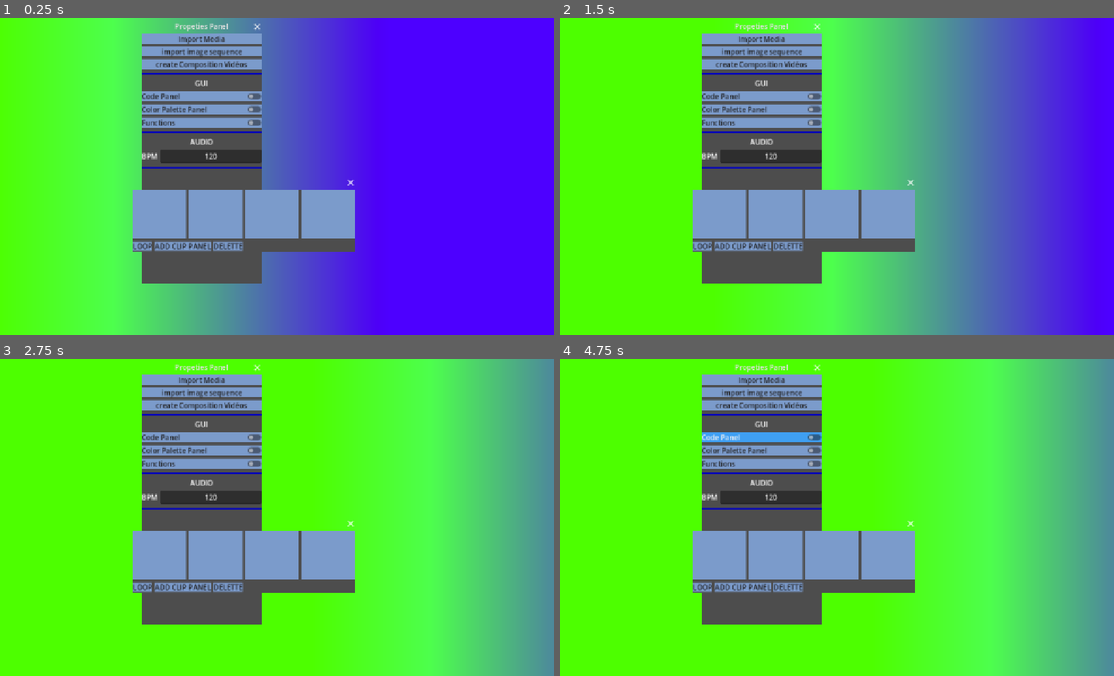
Above: before the commit, frames 1-4 (two rows, left to right).
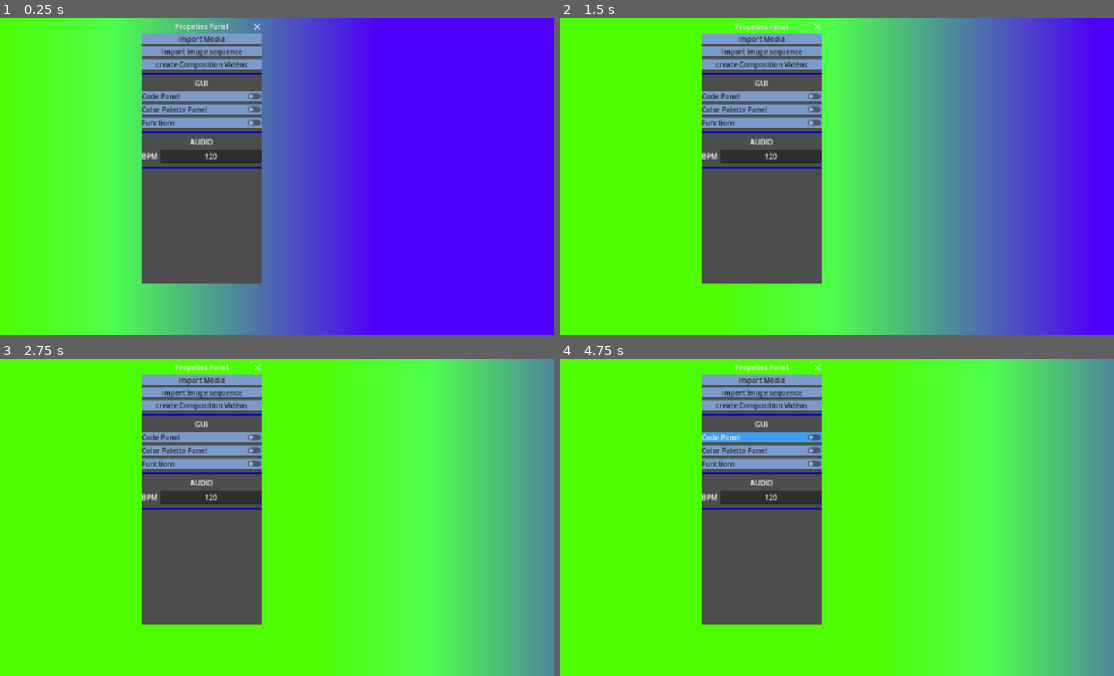
Above: after the commit, the same moments.

Repository: Juju-brz/GDVJ-2
Game: Godot game, scene res://scenes/main.tscn
Two runs of this game, one before a commit and one after it. Both use one fixed random seed, a clock stepped at 60 frames per second and the inputs below. The engine's default icon, where the game draws it, is replaced by a stand-in: a white triangle on a blue panel in a dark square.
Inputs (mouse positions are in pixels of both pictures, inside the frame that each line leads up to):
- Up to frame 1 (0.25 s): no input
- Up to frame 2 (1.5 s): tap Enter at 0.5 s; move the mouse to (953, 160) at 0.52 s; tap Alt (media_change_mode) at 0.6 s; click (953, 160) at 0.67 s; drag from (720, 192) to (803, 239) at 1.27 s
- Up to frame 3 (2.75 s): move the mouse to (326, 447) at 2.02 s; tap [ (media_front) at 2.1 s; click (326, 447) at 2.17 s
- Up to frame 4 (4.75 s): drag from (803, 580) to (659, 469) at 2.77 s; move the mouse to (1003, 565) at 3.52 s; hold ] (media_back) 3.53-4.25 s; hold = (media_zoom_in) 3.53-4.25 s; click (1003, 565) at 3.67 s; drag from (659, 469) to (748, 438) at 4.27 s

The runs differ from the first frame. In frame 1, 7.5% of the frame differs, in the area x 23-65%, y 51-74%; in frame 2, 7.5%; in frame 3, 7.5%; in frame 4, 7.5%.

Commit message:
change Global autoload for signal for Events autoload

Diff:
--- /dev/null
+++ b/UI/composition_video.tscn
@@ -0,0 +1,61 @@
+[gd_scene format=3 uid="uid://k3sp45fox6be"]
+
+[ext_resource type="Script" uid="uid://ccajgieb5ws0" path="res://scripts/composition_video.gd" id="1_8nfwn"]
+[ext_resource type="Script" uid="uid://d4al31rrfr4oj" path="res://scripts/cliptable.gd" id="2_mx8h4"]
+[ext_resource type="PackedScene" uid="uid://yskplgqtvglr" path="res://UI/button_compo_video.tscn" id="3_at1ir"]
+
+[node name="CompositionVideo" type="Control" unique_id=758574285]
+layout_mode = 3
+anchors_preset = 15
+anchor_right = 1.0
+anchor_bottom = 1.0
+grow_horizontal = 2
+grow_vertical = 2
+script = ExtResource("1_8nfwn")
+
+[node name="Window" type="Window" parent="." unique_id=1057089431]
+oversampling_override = 1.0
+position = Vector2i(325, 390)
+size = Vector2i(504, 141)
+
+[node name="VBoxContainer" type="VBoxContainer" parent="Window" unique_id=491550688]
+anchors_preset = 15
+anchor_right = 1.0
+anchor_bottom = 1.0
+grow_horizontal = 2
+grow_vertical = 2
+
+[node name="CLIPTABLE" type="HBoxContainer" parent="Window/VBoxContainer" unique_id=1618115169]
+layout_mode = 2
+size_flags_vertical = 3
+script = ExtResource("2_mx8h4")
+
+[node name="ButtonCompoVideo" parent="Window/VBoxContainer/CLIPTABLE" unique_id=1228571772 instance=ExtResource("3_at1ir")]
+layout_mode = 2
+
+[node name="ButtonCompoVideo2" parent="Window/VBoxContainer/CLIPTABLE" unique_id=178802847 instance=ExtResource("3_at1ir")]
+layout_mode = 2
+
+[node name="ButtonCompoVideo3" parent="Window/VBoxContainer/CLIPTABLE" unique_id=1520688644 instance=ExtResource("3_at1ir")]
+layout_mode = 2
+
+[node name="ButtonCompoVideo4" parent="Window/VBoxContainer/CLIPTABLE" unique_id=1215094717 instance=ExtResource("3_at1ir")]
+layout_mode = 2
+
+[node name="HBoxContainer2" type="HBoxContainer" parent="Window/VBoxContainer" unique_id=218075773]
+layout_mode = 2
+
+[node name="Button" type="Button" parent="Window/VBoxContainer/HBoxContainer2" unique_id=1392506682]
+layout_mode = 2
+text = "LOOP"
+
+[node name="AddClipBut" type="Button" parent="Window/VBoxContainer/HBoxContainer2" unique_id=1904289634]
+layout_mode = 2
+text = "ADD CLIP PANEL"
+
+[node name="DelBut" type="Button" parent="Window/VBoxContainer/HBoxContainer2" unique_id=214730787]
+layout_mode = 2
+text = "DELETTE"
+
+[connection signal="pressed" from="Window/VBoxContainer/HBoxContainer2/AddClipBut" to="Window/VBoxContainer/CLIPTABLE" method="_on_add_clip_but_pressed"]
+[connection signal="pressed" from="Window/VBoxContainer/HBoxContainer2/DelBut" to="." method="_on_del_but_pressed"]
--- a/autoload/Global.gd
+++ b/autoload/Global.gd
@@ -34,11 +34,11 @@
 }"""
 
 ### SIGNALS ###
-signal code_pushed(code)
-signal color_changed(bg_color: Color)
-signal seleted_changed(is_dragging: bool)
-signal loading_screen(time:float)
-signal button_compo(id :int)
+#signal code_pushed(code)
+#signal color_changed(bg_color: Color)
+#signal seleted_changed(is_dragging: bool)
+#signal loading_screen(time:float)
+#signal button_compo(id :int)
 
 var mouse_activation : bool = true
 var BPM : String = "120.0"
--- /dev/null
+++ b/autoload/events.gd
@@ -0,0 +1,8 @@
+extends Node
+
+
+signal code_pushed(code)
+signal color_changed(bg_color: Color)
+signal seleted_changed(is_dragging: bool)
+signal loading_screen(time:float)
+signal button_compo(id :int)
--- a/project.godot
+++ b/project.godot
@@ -23,6 +23,7 @@
 [autoload]
 
 GLOBAL="*res://autoload/Global.gd"
+EVENTS="*uid://cxi7kxhp3fecs"
 
 [display]
 
--- a/scenes/main.tscn
+++ b/scenes/main.tscn
@@ -10,9 +10,6 @@
 [ext_resource type="Script" uid="uid://b3xbx6c3gelh0" path="res://scripts/bpm_line_edit.gd" id="7_tipki"]
 [ext_resource type="Script" uid="uid://rl8itots4uke" path="res://scripts/functions.gd" id="9_85g3d"]
 [ext_resource type="CodeHighlighter" uid="uid://mikmy4deotb0" path="res://UI/SyntaxColor.tres" id="10_choun"]
-[ext_resource type="Script" uid="uid://ccajgieb5ws0" path="res://scripts/composition_video.gd" id="11_trceg"]
-[ext_resource type="PackedScene" uid="uid://yskplgqtvglr" path="res://UI/button_compo_video.tscn" id="11_ya4ey"]
-[ext_resource type="Script" uid="uid://d4al31rrfr4oj" path="res://scripts/cliptable.gd" id="12_a8y0u"]
 
 [sub_resource type="ShaderMaterial" id="ShaderMaterial_ojabb"]
 shader = ExtResource("3_tefeu")
@@ -53,7 +50,7 @@
 file_dialog_image = NodePath("../../FileDialog_image")
 file_dialog_video = NodePath("../../FileDialog_video")
 color_rect = NodePath("../../SubViewport/ColorRect")
-ButtonCompoVideo = NodePath("../../UI/CompositionVideo/Window/VBoxContainer/CLIPTABLE/ButtonCompoVideo")
+ButtonCompoVideo = NodePath("")
 
 [node name="FileDialog_image" type="FileDialog" parent="." unique_id=1966622314]
 title = "Open a File"
@@ -69,7 +66,7 @@
 filters = PackedStringArray("*png", "*.jpg", "*.jpeg", "*.svg")
 use_native_dialog = true
 
-[node name="UI" type="Control" parent="." unique_id=1981191330 node_paths=PackedStringArray("color_palette", "code_line", "function", "test", "Compo")]
+[node name="UI" type="Control" parent="." unique_id=1981191330 node_paths=PackedStringArray("color_palette", "code_line", "function", "test")]
 layout_mode = 3
 anchors_preset = 15
 anchor_right = 1.0
@@ -82,7 +79,6 @@
 code_line = NodePath("CodeLine/CodeLineWindow")
 function = NodePath("Functions/Functions")
 test = NodePath("Propeties_Panel/Window/VBoxContainer/test")
-Compo = NodePath("CompositionVideo/Window")
 
 [node name="Propeties_Panel" type="Control" parent="UI" unique_id=883644413]
 layout_mode = 1
@@ -301,59 +297,6 @@
 visible = false
 layout_mode = 2
 metadata/_tab_index = 1
-
-[node name="CompositionVideo" type="Control" parent="UI" unique_id=1395411035]
-layout_mode = 1
-anchors_preset = 15
-anchor_right = 1.0
-anchor_bottom = 1.0
-grow_horizontal = 2
-grow_vertical = 2
-script = ExtResource("11_trceg")
-
-[node name="Window" type="Window" parent="UI/CompositionVideo" unique_id=2031633769]
-oversampling_override = 1.0
-position = Vector2i(325, 390)
-size = Vector2i(504, 141)
-
-[node name="VBoxContainer" type="VBoxContainer" parent="UI/CompositionVideo/Window" unique_id=2043018296]
-anchors_preset = 15
-anchor_right = 1.0
-anchor_bottom = 1.0
-grow_horizontal = 2
-grow_vertical = 2
-
-[node name="CLIPTABLE" type="HBoxContainer" parent="UI/CompositionVideo/Window/VBoxContainer" unique_id=1711228763]
-layout_mode = 2
-size_flags_vertical = 3
-script = ExtResource("12_a8y0u")
-
-[node name="ButtonCompoVideo" parent="UI/CompositionVideo/Window/VBoxContainer/CLIPTABLE" unique_id=1228571772 instance=ExtResource("11_ya4ey")]
-layout_mode = 2
-
-[node name="ButtonCompoVideo2" parent="UI/CompositionVideo/Window/VBoxContainer/CLIPTABLE" unique_id=795341215 instance=ExtResource("11_ya4ey")]
-layout_mode = 2
-
-[node name="ButtonCompoVideo3" parent="UI/CompositionVideo/Window/VBoxContainer/CLIPTABLE" unique_id=918760787 instance=ExtResource("11_ya4ey")]
-layout_mode = 2
-
-[node name="ButtonCompoVideo4" parent="UI/CompositionVideo/Window/VBoxContainer/CLIPTABLE" unique_id=46927466 instance=ExtResource("11_ya4ey")]
-layout_mode = 2
-
-[node name="HBoxContainer2" type="HBoxContainer" parent="UI/CompositionVideo/Window/VBoxContainer" unique_id=1946896192]
-layout_mode = 2
-
-[node name="Button" type="Button" parent="UI/CompositionVideo/Window/VBoxContainer/HBoxContainer2" unique_id=1670159002]
-layout_mode = 2
-text = "LOOP"
-
-[node name="AddClipBut" type="Button" parent="UI/CompositionVideo/Window/VBoxContainer/HBoxContainer2" unique_id=374141676]
-layout_mode = 2
-text = "ADD CLIP PANEL"
-
-[node name="DelBut" type="Button" parent="UI/CompositionVideo/Window/VBoxContainer/HBoxContainer2" unique_id=326714374]
-layout_mode = 2
-text = "DELETTE"
 
 [connection signal="pressed" from="UI/Propeties_Panel/Window/VBoxContainer/ButtonImage" to="CanvasLayer/mediaImport" method="_on_button_image_pressed"]
 [connection signal="pressed" from="UI/Propeties_Panel/Window/VBoxContainer/ButtonVideo" to="CanvasLayer/mediaImport" method="_on_button_video_pressed"]
@@ -367,7 +310,5 @@
 [connection signal="confirmed" from="UI/Functions/Functions/FileDialogSave" to="UI/Functions" method="_on_file_dialog_save_confirmed"]
 [connection signal="files_selected" from="UI/Functions/Functions/FileDialogSave" to="UI/Functions" method="_on_file_dialog_save_files_selected"]
 [connection signal="pressed" from="UI/Functions/Functions/TabContainer/CodeEdit/ButtonSave" to="UI/Functions" method="_on_button_save_pressed"]
-[connection signal="pressed" from="UI/CompositionVideo/Window/VBoxContainer/HBoxContainer2/AddClipBut" to="UI/CompositionVideo/Window/VBoxContainer/CLIPTABLE" method="_on_add_clip_but_pressed"]
-[connection signal="pressed" from="UI/CompositionVideo/Window/VBoxContainer/HBoxContainer2/DelBut" to="UI/CompositionVideo" method="_on_del_but_pressed"]
 
 [editable path="UI/CodeLine"]
--- a/scripts/main.gd
+++ b/scripts/main.gd
@@ -11,14 +11,14 @@
 
 func _ready() -> void:
 	var tex: ViewportTexture = $SubViewport.get_texture()
-	GLOBAL.code_pushed.connect(_on_code_pushed)
+	EVENTS.code_pushed.connect(_on_code_pushed)
 	if switch == true:
 		texRect.texture = tex
 	bpm_changed()
 	#Code.text.insert(1, "proute")
 
 func _process(delta: float) -> void:
-	GLOBAL.color_changed.emit(colorRect.color)
+	EVENTS.color_changed.emit(colorRect.color)
 
 
 func _on_code_pushed(code: String) -> void:
--- a/scripts/media.gd
+++ b/scripts/media.gd
@@ -56,8 +56,8 @@
 				is_dragging = true
 				drag_offset = global_position - get_global_mouse_position()
 				if is_selected:
-					#GLOBAL.emit_signal("draggingON")
-					GLOBAL.seleted_changed.emit(is_dragging)
+					#EVENTS.emit_signal("draggingON")
+					EVENTS.seleted_changed.emit(is_dragging)
 
 					print("emit signal is selected")
 
@@ -67,7 +67,7 @@
 			is_dragging = false
 			## TEST ##
 			if is_selected == false:
-				GLOBAL.seleted_changed.emit(is_dragging)
+				EVENTS.seleted_changed.emit(is_dragging)
 				print("emit signal is not selected")
 
 	if is_selected:
@@ -139,11 +139,11 @@
 ## SIGNALS ##
 
 #func send_signal():
-	#GLOBAL.seleted_changed.emit(is_dragging)
+	#EVENTS.seleted_changed.emit(is_dragging)
 
 	#print("emit signal is selected")
 
 #func send_signal_not_selected():
 	#if is_selected == false:
-		#GLOBAL.seleted_changed.emit(is_dragging)
+		#EVENTS.seleted_changed.emit(is_dragging)
 		#print("emit signal is not selected")
--- a/scripts/media_import.gd
+++ b/scripts/media_import.gd
@@ -17,7 +17,7 @@
 func _ready() -> void:
 	file_dialog_image.file_selected.connect(on_file_selected)
 	file_dialog_video.dir_selected.connect(on_dir_selected)
-	GLOBAL.button_compo.connect(_on_button_compo_video_pressed)
+	EVENTS.button_compo.connect(_on_button_compo_video_pressed)
 
 func open_file_dialog_image():
 	file_dialog_image.show()
--- a/scripts/shaderFrag.gd
+++ b/scripts/shaderFrag.gd
@@ -22,7 +22,7 @@
 func _on_execute_pressed() -> void:
 	var user_code = self.text
 	GLOBAL.ShaderFrag = user_code
-	GLOBAL.code_pushed.emit(user_code)
+	EVENTS.code_pushed.emit(user_code)
 	#CodePush.emit(user_code)
 	print("signal emit : code Shader")
 
--- a/scripts/ui.gd
+++ b/scripts/ui.gd
@@ -5,12 +5,13 @@
 @export var code_line : Window
 @export var function : Window
 @export var test : VBoxContainer
-@export var Compo : Window
+#@export var Compo : Window
 
 var selected_media = false
+const comp_video = preload("res://UI/composition_video.tscn")
 
 func _ready():
-	GLOBAL.seleted_changed.connect(_receive_signal)
+	EVENTS.seleted_changed.connect(_receive_signal)
 
 func _on_check_color_palette_toggled(toggled_on: bool) -> void:
 	color_palette.visible = toggled_on
@@ -36,4 +37,6 @@
 
 
 func _on_button_comp_videos_pressed() -> void:
-	Compo.show()
+	pass
+	var b =comp_video.instantiate()
+	add_child(b)
Not shown, added: autoload/events.gd.uid
